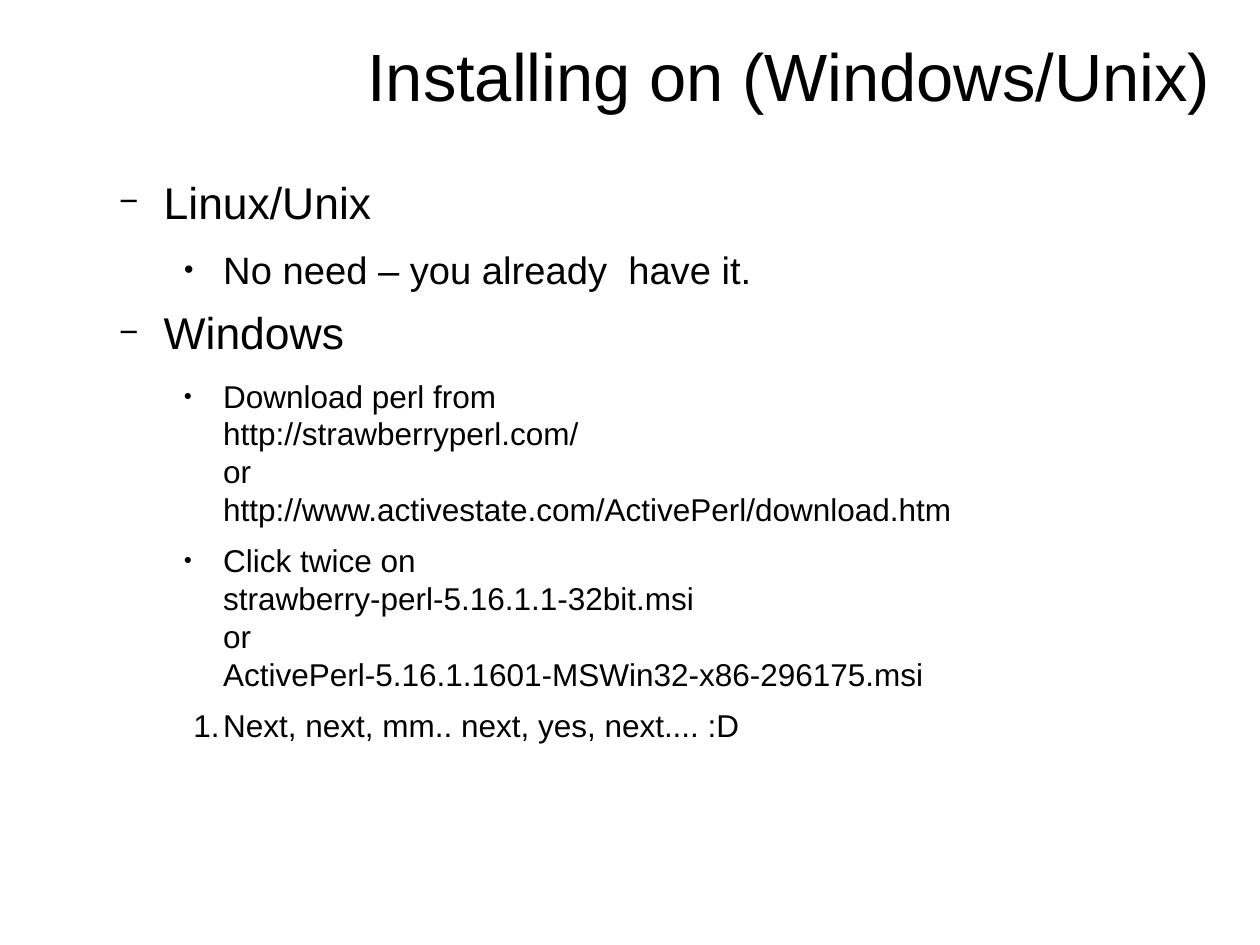
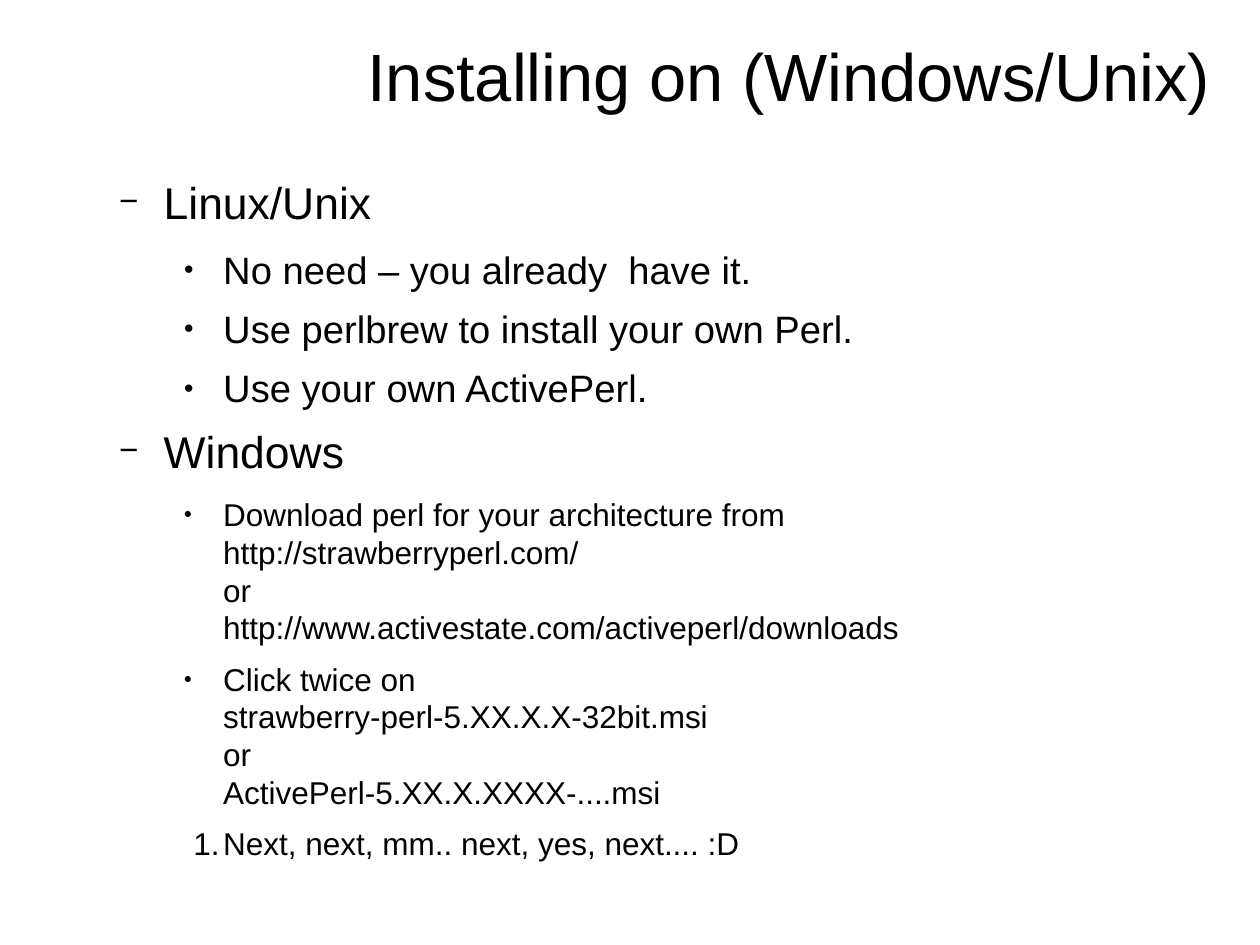
Before and after one commit to kberov/PerlProgrammingCourse, a slide deck: slide 17 of 01_intro.odp. Drawn at 1260x945 pixels with LibreOffice and Linux fonts; fonts in the diff are those of the drawing; background and template pictures are left out. Boxes give left, top, right and bottom in pixels: in the first picture for what was removed or moved away, otherwise in the second. Text is boxed around its words. In the diff, an @@ line names an element or a change of style, - is before the commit and + after.

```diff
--- a/01_intro.odp
+++ b/01_intro.odp
@@ text at (x1=223, y1=315, x2=852, y2=410): paragraphs added @@
+    ● Use perlbrew to install your own Perl.
+    ● Use your own ActivePerl.
@@ text at (x1=223, y1=503, x2=898, y2=805): text changed @@
-    ● Download perl from
-      http://strawberryperl.com/
-      or
-      http://www.activestate.com/ActivePerl/download.htm
-    ● Click twice on
-      strawberry-perl-5.16.1.1-32bit.msi
-      or
-      ActivePerl-5.16.1.1601-MSWin32-x86-296175.msi
+    ● Download perl for your architecture from
+      http://strawberryperl.com/
+      or
+      http://www.activestate.com/activeperl/downloads
+    ● Click twice on
+      strawberry-perl-5.XX.X.X-32bit.msi
+      or
+      ActivePerl-5.XX.X.XXXX-....msi
```
Also in this commit, not shown: 5 other slides changed, 1 other file.
